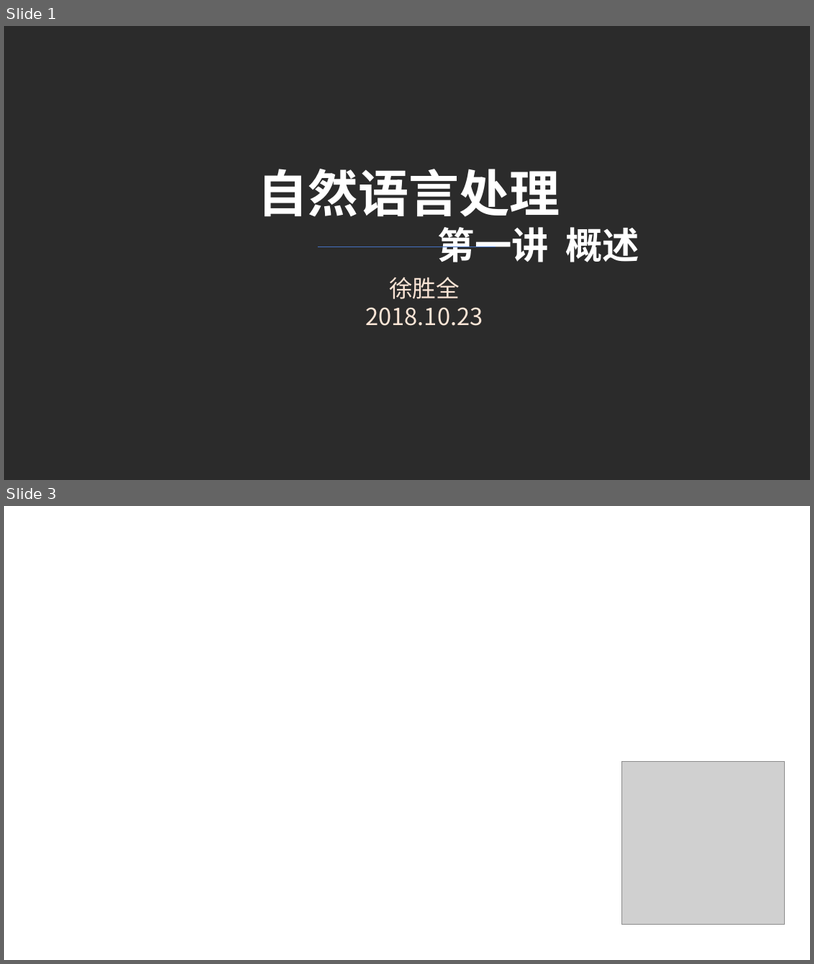
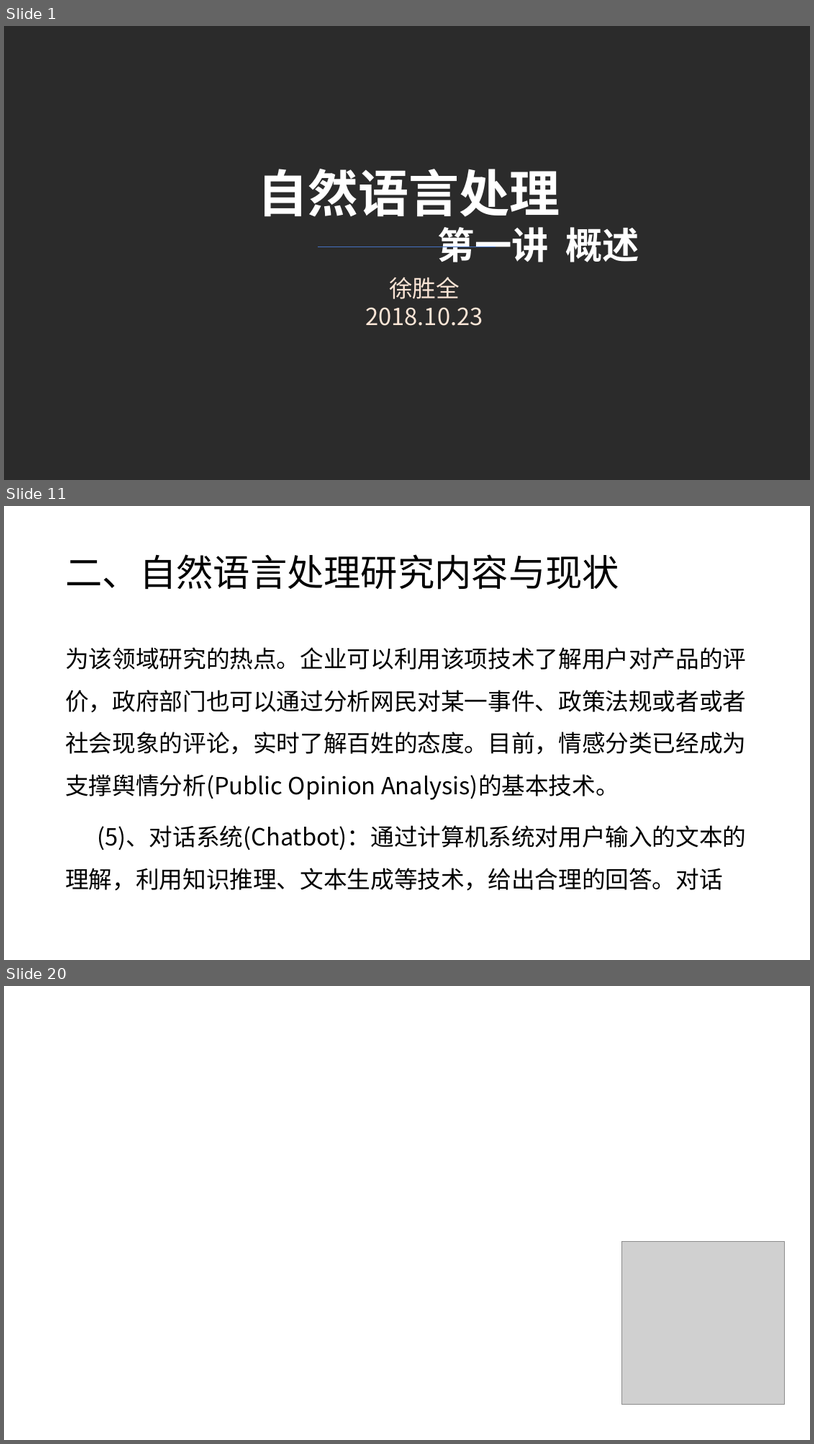
Before and after one commit to charlesXu86/Chatbot_CN, a slide deck: Chatbot_Doc/课程/自然语言处理-1.pptx. Shown one above the other, each under a label of ours: slides 1 and 3 before the commit, slides 1, 11 and 20 after it; the slides between them are not shown. The pictures are 814x964 and 814x1444 pixels, drawn with LibreOffice and Linux fonts; fonts in the diff are those of the drawing; grey boxes stand for pictures; background and template pictures are left out; a plain dark background stands for a picture behind light text. Boxes give left, top, right and bottom in pixels: in the first picture for what was removed or moved away, otherwise in the second. Text is boxed around its words. In the diff, an @@ line names an element or a change of style, - is before the commit and + after.

Commit message:
ppt-1

```diff
--- a/Chatbot_Doc/课程/自然语言处理-1.pptx
+++ b/Chatbot_Doc/课程/自然语言处理-1.pptx
@@ slide 11 added at (4,506,810,960), background #FFFFFF @@
@@ title added at (65,554,620,590), 44 pt, text #000000 @@
+二、自然语言处理研究内容与现状
@@ text added at (65,647,746,890), 28 pt, text #000000 @@
+为该领域研究的热点。企业可以利用该项技术了解用户对产品的评价，政府部门也可以通过分析网民对某一事件、政策法规或者或者社会现象的评论，实时了解百姓的态度。目前，情感分类已经成为支撑舆情分析(Public Opinion Analysis)的基本技术。
+(5)、对话系统(Chatbot)：通过计算机系统对用户输入的文本的理解，利用知识推理、文本生成等技术，给出合理的回答。对话
@@ what was slide 3 is now slide 20 @@
```
Also in this commit, not shown: 16 other slides added.
